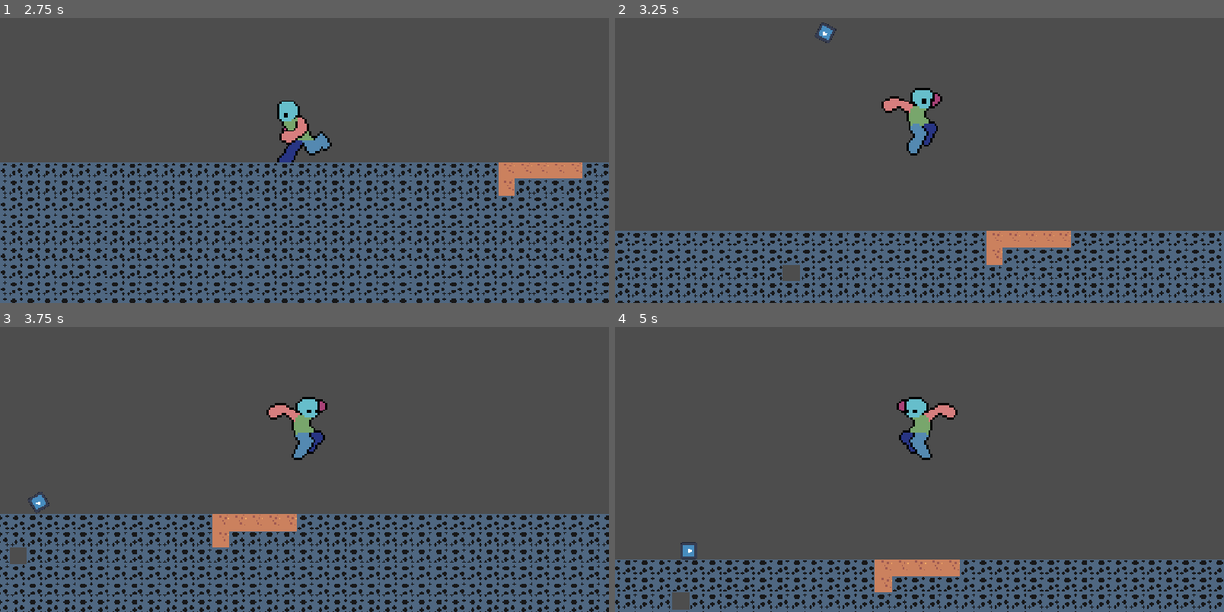
Above: before the commit, frames 1-4 (two rows, left to right).
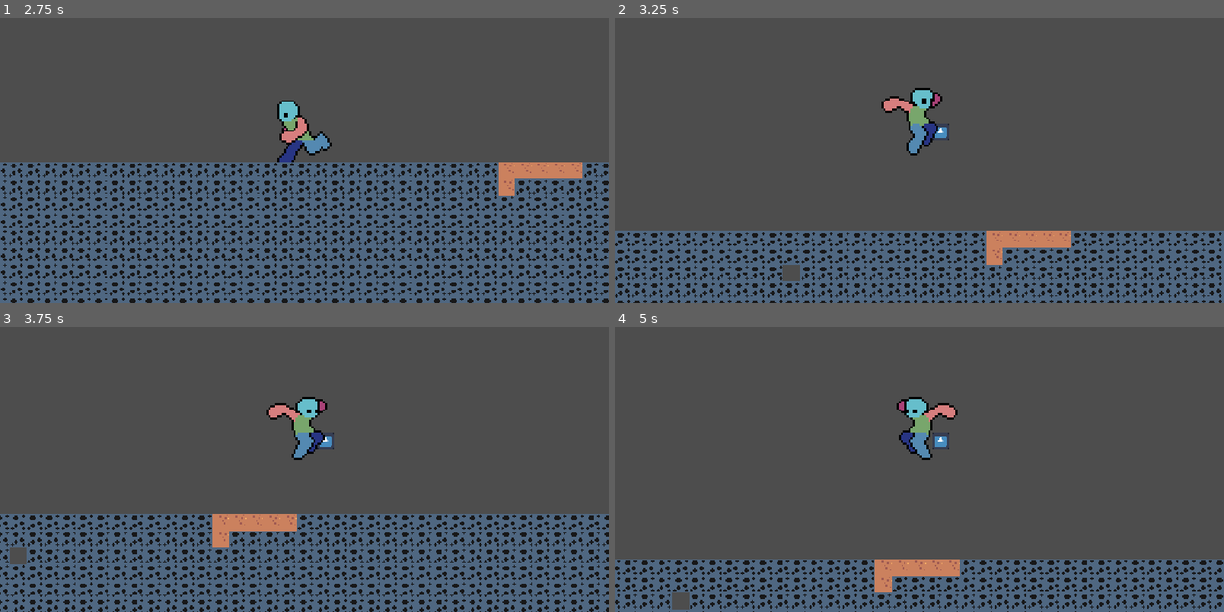
Above: after the commit, the same moments.

Repository: Slime-x/Treasure-Hunt
Game: Godot game, scene res://scenes/game.tscn
Two runs of this game, one before a commit and one after it. Both use one fixed random seed, a clock stepped at 60 frames per second and the inputs below. The engine's default icon, where the game draws it, is replaced by a stand-in: a white triangle on a blue panel in a dark square.
Inputs (mouse positions are in pixels of both pictures, inside the frame that each line leads up to):
- Up to frame 1 (2.75 s): tap Enter at 0.5 s; move the mouse to (438, 114) at 0.52 s; hold D (right) 0.53-2.03 s; tap Alt at 0.6, 2.1 s; click (438, 114) at 0.67 s; tap Space (jump) at 0.77, 1.52 s; move the mouse to (182, 149) at 1.27 s; tap Shift at 1.35 s; click (182, 149) at 1.42 s; move the mouse to (365, 57) at 2.02 s; hold A (left) from 2.03 s (still down); click (365, 57) at 2.17 s
- Up to frame 2 (3.25 s): move the mouse to (889, 200) at 2.77 s; release A (left) at 2.78 s; hold D (right) from 2.78 s (still down); tap Shift at 2.85 s; click (889, 200) at 2.92 s; tap Space (jump) at 3.02 s
- Up to frame 3 (3.75 s): keep holding D (right); move the mouse to (127, 475) at 3.52 s; tap Alt at 3.6 s; click (127, 475) at 3.67 s
- Up to frame 4 (5 s): tap Space (jump) at 3.77, 4.52 s; move the mouse to (736, 389) at 4.27 s; release D (right) at 4.28 s; hold A (left) from 4.28 s (still down); tap Shift at 4.35 s; click (736, 389) at 4.42 s

Frame 1 is identical in both runs. In frame 2, 0.2% of the frame differs, in the area x 32-55%, y 1-43%; in frame 3, 0.2%; in frame 4, 0.2%, in the area x 10-55%, y 37-82%.

Commit message:
Picking up kinda works now, but all blocks get picked up at once

Diff:
--- a/scenes/picked_up_block.gd
+++ b/scenes/picked_up_block.gd
@@ -11,14 +11,19 @@
 # Called every frame. 'delta' is the elapsed time since the previous frame.
 func _process(delta: float) -> void:
 	#print(visible)
-	print(global_position)
+	#print(global_position)
+	#if tilemaplayer.block_picked_up == true:
+		#global_position = player.global_position + Vector2(20,0)
 	if tilemaplayer.block_picked_up == true:
 		global_position = player.global_position + Vector2(20,0)
-	if picked_up == true:
-		global_position = player.global_position + Vector2(20,0)
+		freeze = true
+	else:
+		freeze = false
+	#print(picked_up)
 
 func _input_event(viewport, event, shape_idx):
 	if event is InputEventMouseButton:
 		if event.button_index == MOUSE_BUTTON_LEFT and event.pressed:
 			print("I was clicked!")
 			picked_up = true
+			tilemaplayer.block_picked_up = true
--- a/scripts/tile_map_layer.gd
+++ b/scripts/tile_map_layer.gd
@@ -1,6 +1,6 @@
 extends TileMapLayer
 @onready var carried_block_layer = get_tree().current_scene.get_node("CarriedBlockLayer")
-# @onready var picked_up_block = get_tree().current_scene.get_node("PickedUpBlock")
+var carried_block = null
 var picked_up_block = preload("res://scenes/PickedUpBlock.tscn")
 var block_added = false
 var amount_of_blocks = 0
@@ -21,4 +21,7 @@
 			if atlas_position != Vector2i(-1,-1):
 				var new_block = picked_up_block.instantiate()
 				add_child(new_block)
-#		if event.button_index == MOUSE_BUTTON_RIGHT and event.pressed and block_picked_up == true:
+				block_picked_up = true
+				carried_block = new_block
+		if event.button_index == MOUSE_BUTTON_RIGHT and event.pressed and block_picked_up == true:
+			block_picked_up = false
